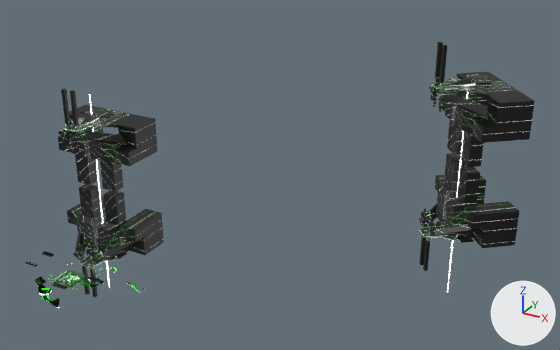
The glTF model public/assets/Level1.glb, before and after one commit.
One viewpoint serves both versions: a 50 mm camera at (2010.0, -1928.0, 1616.0) aimed at (708.0, 440.0, 433.0). Lighting does not change. The marker at lower right points along +X, +Y and +Z. Vertices at the same position are counted once.

Objects in the first picture: 'Cube.001', 'Cube.002', 'Cube.030', 'Cube_coll.009', 'Cube_coll.019', 'Cube_coll.022', 'Cube_coll.026', 'Cube_coll.045', 'Cube_coll.049', 'Cube_coll.051', 'Cylinder', 'Cylinder.001'.
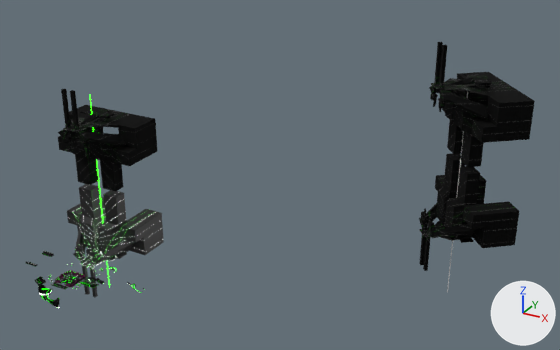
Diff of the bpy script that builds the scene:
```diff
--- a/public/assets/Level1.glb.py
+++ b/public/assets/Level1.glb.py
@@ mat_material_001 @@
 mat_material_001 = bpy.data.materials.new('Material.001')
-# nodes: BsdfPrincipled, Mix, OutputMaterial, TexImage x2, VertexColor
-# uses the picture img_blocktex
+# nodes: BsdfPrincipled, OutputMaterial, TexImage x2
+# uses the picture img_tex2
@@ mat_material_002 @@
 n0 = _N.new('ShaderNodeBsdfPrincipled'); n0.name = 'Principled BSDF'
-n0.inputs[28].default_value = 5.0  # 'Emission Strength'
+n0.inputs[1].default_value = 0.655  # 'Metallic'
+n0.inputs[2].default_value = 1.0  # 'Roughness'
 n1 = _N.new('ShaderNodeOutputMaterial'); n1.name = 'Material Output'
@@ mat_material_002 @@
 n2.image = img_tex2
+n4 = _N.new('ShaderNodeMix'); n4.name = 'Mix'
+n4.data_type = 'RGBA'
+n4.blend_type = 'MULTIPLY'
+n4.inputs[0].default_value = 1.0  # 'Factor'
+n5 = _N.new('ShaderNodeVertexColor'); n5.name = 'Color Attribute'
 n3 = _N.new('ShaderNodeTexImage'); n3.name = 'Image Texture.001'
@@ mat_material_002 @@
 _L.new(n2.outputs[0], n0.inputs[27])  # 'Color' to 'Emission Color'
-_L.new(n3.outputs[0], n0.inputs[0])  # 'Color' to 'Base Color'
+_L.new(n4.outputs[2], n0.inputs[0])  # 'Result' to 'Base Color'
+_L.new(n5.outputs[0], n4.inputs[7])  # 'Color' to 'B'
+_L.new(n3.outputs[0], n4.inputs[6])  # 'Color' to 'A'
@@ mat_material_003 @@
 n0 = _N.new('ShaderNodeBsdfPrincipled'); n0.name = 'Principled BSDF'
-n0.inputs[0].default_value = (0.0214, 0.801, 0.0, 1.0)  # 'Base Color', green #28e700
-n0.inputs[28].default_value = 10.3  # 'Emission Strength'
+n0.inputs[27].default_value = (0.00919, 1.0, 0.0, 1.0)  # 'Emission Color', green #18ff00
+n0.inputs[28].default_value = 2.4  # 'Emission Strength'
 n1 = _N.new('ShaderNodeOutputMaterial'); n1.name = 'Material Output'
+n2 = _N.new('ShaderNodeMix'); n2.name = 'Mix'
+n2.data_type = 'RGBA'
+n2.blend_type = 'MULTIPLY'
+n2.inputs[0].default_value = 1.0  # 'Factor'
+n2.inputs[7].default_value = (0.0192, 0.8, 0.0, 1.0)  # 'B', green #26e700
+n3 = _N.new('ShaderNodeVertexColor'); n3.name = 'Color Attribute'
 _L.new(n0.outputs[0], n1.inputs[0])  # 'BSDF' to 'Surface'
+_L.new(n2.outputs[2], n0.inputs[0])  # 'Result' to 'Base Color'
+_L.new(n3.outputs[0], n2.inputs[6])  # 'Color' to 'A'
@@ mat_material_005 @@
+mat_material_005 = bpy.data.materials.new('Material.005')
+# uses the picture img_tex2
@@ me_cube_006 @@
-me_cube_006.from_pydata(...)  # 144 vertices, 300 faces; spans x -26.1..26.1, y -26.0..26.1, z -4.0..0.0
-me_cube_006.materials.append(mat_material_001)
+me_cube_006.from_pydata(...)  # 100 vertices, 212 faces; spans x -26.1..26.1, y -26.0..26.1, z -4.0..0.0
+# me_cube_006 part 1
+# 60 vertices are removed from x -26.1..26.1, y -26.0..26.1, z -4.0..0.0
+# 220 faces are deleted
+# 16 vertices are added at x -12.4..19.5, y -21.3..17.7, z -1.1..-0.8
+# 100 new faces join them, mat_material_002
+# 32 new faces join them, mat_material_003
+me_cube_006.materials.append(mat_material_002)
+me_cube_006.materials.append(mat_material_003)
@@ me_cube_009 @@
-me_cube_009.from_pydata(...)  # 305 vertices, 624 faces; spans x -192.0..169.0, y 98.0..391.0, z -141.0..291.0
+me_cube_009.from_pydata(...)  # 317 vertices, 634 faces; spans x -192.0..169.0, y 98.0..391.0, z -141.0..291.0
+# me_cube_009 part 2: 624 faces spanning x -192.0..169.0, y 98.0..391.0, z -141.0..291.0 switch from mat_material_002 to mat_material_005
+me_cube_009.materials.append(mat_material_004)  # green #26e700
@@ me_cube_030 @@
 me_cube_030.from_pydata(...)  # 305 vertices, 624 faces; spans x -192.0..169.0, y 98.0..391.0, z 316.0..748.0
-me_cube_030.materials.append(mat_material_002)
+me_cube_030.materials.append(mat_material_001)
@@ me_cylinder @@
 me_cylinder.from_pydata(...)  # 64 vertices, 124 faces; spans x -14.0..-11.0, y 227.0..230.0, z -164.0..699.0
-me_cylinder.materials.append(mat_material_003)  # green #28e700
+me_cylinder.materials.append(mat_material_006)  # green #16e700
@@ me_cube_031 @@
 me_cube_031.from_pydata(...)  # 305 vertices, 624 faces; spans x 1176.0..1553.0, y 584.0..975.0, z 64.0..495.0
-me_cube_031.materials.append(mat_material_002)
+me_cube_031.materials.append(mat_material_001)
@@ me_cube_032 @@
 me_cube_032.from_pydata(...)  # 305 vertices, 624 faces; spans x 1176.0..1553.0, y 584.0..975.0, z 521.0..953.0
-me_cube_032.materials.append(mat_material_002)
+me_cube_032.materials.append(mat_material_001)
@@ me_cylinder_001 @@
 me_cylinder_001.from_pydata(...)  # 64 vertices, 124 faces; spans x 1311.0..1314.0, y 732.0..735.0, z -65.0..798.0
-me_cylinder_001.materials.append(mat_material_003)  # green #28e700
@@ me_cube_063 @@
 me_cube_063.from_pydata(...)  # 28 vertices, 52 faces; spans x -25.0..-19.3, y -25.0..25.0, z 0.0..11.5
-me_cube_063.materials.append(mat_defaultmaterial)
+me_cube_063.materials.append(mat_material_002)
@@ me_cube_077 @@
 me_cube_077.from_pydata(...)  # 52 vertices, 100 faces; spans x -9.1..9.1, y 19.7..25.4, z 4.5..10.7
-me_cube_077.materials.append(mat_material)
+me_cube_077.materials.append(mat_material_001)
@@ me_cube_088 @@
 me_cube_088.from_pydata(...)  # 312 vertices, 617 faces; spans x -44.9..30.5, y 30.5..44.9, z -1.5..7.9
+# me_cube_088 part 3: 591 faces spanning x -44.9..30.5, y 30.5..44.9, z -1.5..7.9 switch from mat_defaultmaterial_002 to mat_material_002
+me_cube_088.materials.append(mat_material_003)
@@ me_cube_091 @@
 me_cube_091.from_pydata(...)  # 620 vertices, 1217 faces; spans x 30.5..44.9, y -30.5..44.9, z -1.5..11.4
+# me_cube_091 part 4: 1165 faces spanning x 30.5..44.9, y -30.5..44.9, z -1.5..11.4 switch from mat_defaultmaterial_004 to mat_material_002
+me_cube_091.materials.append(mat_material_003)
@@ me_cube_093 @@
 me_cube_093.from_pydata(...)  # 620 vertices, 1217 faces; spans x -44.9..-30.5, y -44.9..30.5, z -1.5..11.4
-me_cube_093.materials.append(mat_defaultmaterial_005)
+# me_cube_093 part 5: 869 kept faces spanning x -44.9..-30.5, y -44.9..30.5, z -1.5..11.4 get new vertex colours
+me_cube_093.materials.append(mat_material_002)
+me_cube_093.materials.append(mat_material_003)
```

Changed parts and their boxes (x1, y1, x2, y2) in the pictures (560 x 350 px):
'Cube.001', surface changed, recoloured: (429, 42, 535, 167) in both
'Cube.002', surface changed, recoloured: (419, 153, 519, 271) in both
'Cube.030', surface changed, recoloured: (58, 89, 157, 192) in both
'Cube_coll.019', recoloured: (70, 184, 161, 280) in both
'Cylinder', recoloured: (89, 94, 110, 287) in both
'Cylinder.001', recoloured: (447, 92, 468, 292) in both
'Cube_coll.005', surface changed, recoloured: (62, 276, 80, 285) in both
'Cube_coll.049', recoloured, surface changed: (67, 270, 84, 278) in both
'Cube_coll.051', recoloured, surface changed: (55, 272, 68, 283) in both
'Cube_coll.026', recoloured, surface changed: (71, 275, 85, 286) in both
'Cube_coll.045', recoloured: (56, 281, 73, 287) in both
'Cube_coll.009', recoloured: (61, 272, 71, 281) in both
'Cube_coll.039', recoloured: (69, 275, 79, 284) in both
'Cube_coll.054', surface changed: (60, 275, 68, 284) in both
part 1 of me_cube_006, cut back: before (62, 276, 76, 284); after (63, 276, 76, 284)
